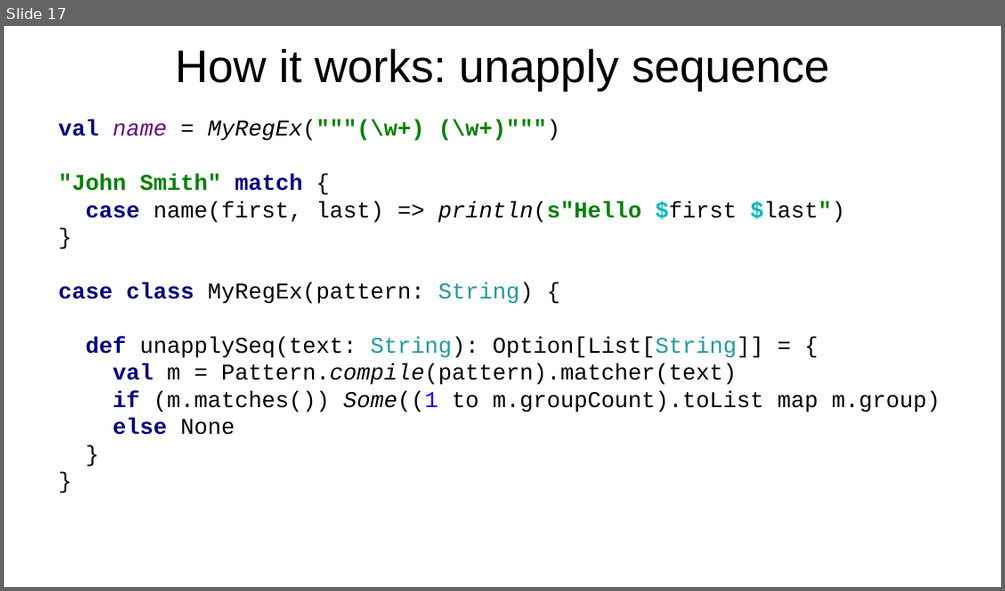
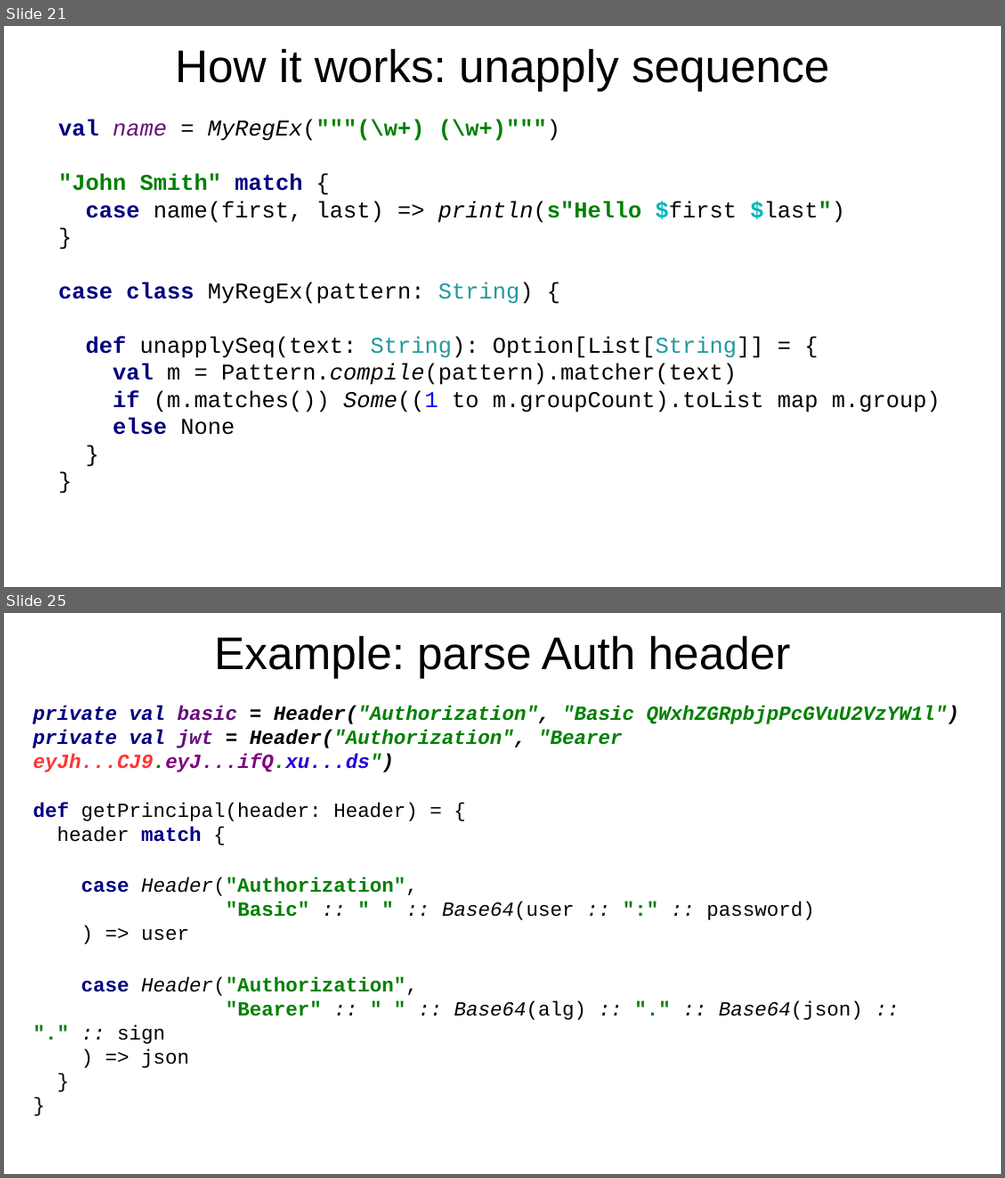
Before and after one commit to volodymyr-korolyov/meetup-scala-pattern-matching, a slide deck: Scala pattern matching.pptx. Shown one above the other, each under a label of ours: slide 17 before the commit, slides 21 and 25 after it; the slides between them are not shown. The pictures are 1005x591 and 1005x1178 pixels, drawn with LibreOffice and Linux fonts; fonts in the diff are those of the drawing; background and template pictures are left out. Boxes give left, top, right and bottom in pixels: in the first picture for what was removed or moved away, otherwise in the second. Text is boxed around its words. In the diff, an @@ line names an element or a change of style, - is before the commit and + after.

Commit message:
Custom extractor example

```diff
--- a/Scala pattern matching.pptx
+++ b/Scala pattern matching.pptx
@@ slide 25 added at [4, 613, 1001, 1174], background picture (left out) @@
@@ text added at [214, 635, 791, 678], 36.4 pt, text #000000 @@
+Example: parse Auth header
@@ text added at [33, 706, 959, 1068], 16 pt, text #000000, bold, italic @@
+private val basic = Header("Authorization", "Basic QWxhZGRpbjpPcGVuU2VzYW1l")
+private val jwt = Header("Authorization", "Bearer eyJh...CJ9.eyJ...ifQ.xu...ds")
+def getPrincipal(header: Header) = {
+header match {
+case Header("Authorization",
+"Basic" :: " " :: Base64(user :: ":" :: password)
+) => user
+case Header("Authorization",
+"Bearer" :: " " :: Base64(alg) :: "." :: Base64(json) :: "." :: sign
+) => json
+}
+}
@@ what was slide 17 is now slide 21 @@
```
Also in this commit, not shown: 4 other slides added, 2 slides removed, 3 other files.
